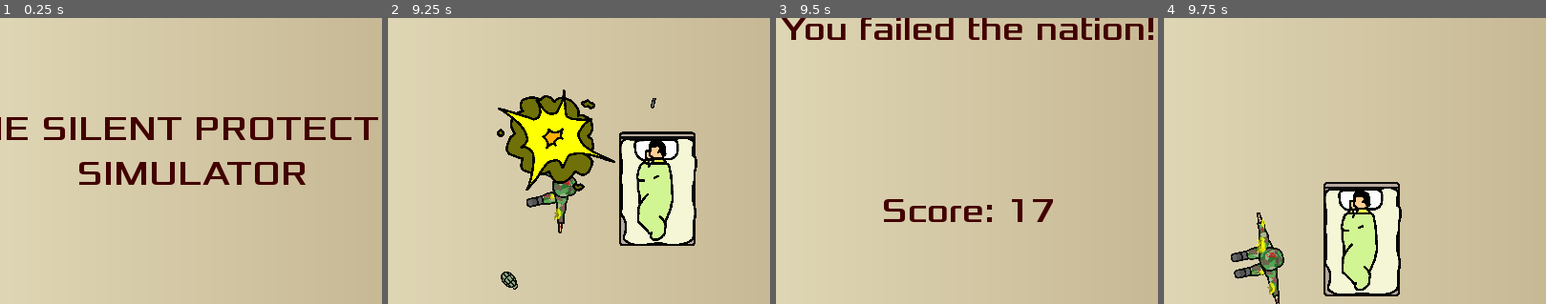
Above: before the commit, frames 1-4 (left to right).
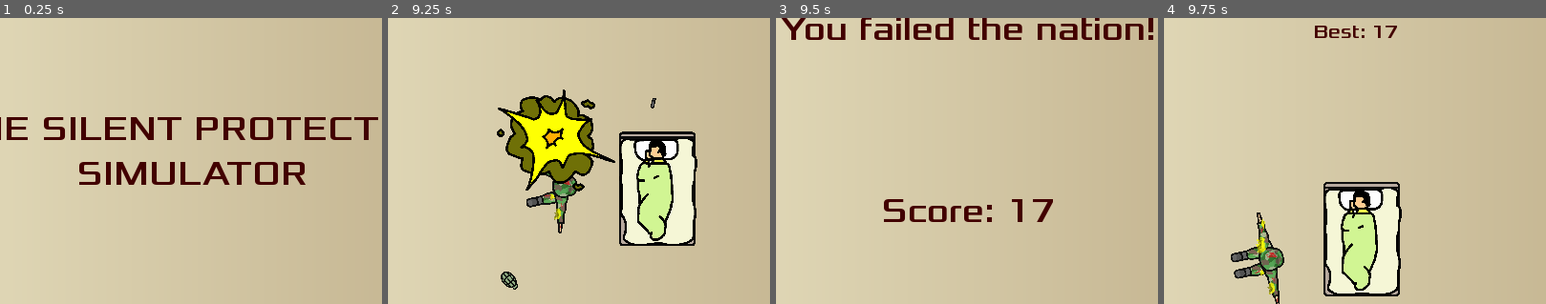
Above: after the commit, the same moments.

Repository: honoriocassiano/the-silent-protector-simulator
Game: Godot game, scene res://Main.tscn
Two runs of this game, one before a commit and one after it. Both use one fixed random seed, a clock stepped at 60 frames per second and the inputs below.
Inputs (mouse positions are % of the whole screen's width and height, from its top left):
- Up to frame 1 (0.25 s): no input
- Up to frame 2 (9.25 s): click "Start" at 0.5 s; move the mouse to (45, 70) at 1.27 s; hold Up (move_up) 1.28-2.78 s; move the mouse to (80, 65) at 2.02 s; move the mouse to (20, 35) at 2.77 s; hold Left (move_left) 2.78-4.28 s; move the mouse to (55, 50) at 3.52 s; move the mouse to (35, 25) at 4.27 s; hold Down (move_down) 4.28-5.03 s; move the mouse to (72, 45) at 5.02 s; hold Right (move_right) 5.03-5.78 s; move the mouse to (30, 55) at 5.77 s; hold Up (move_up) 5.78-6.53 s; move the mouse to (60, 28) at 6.52 s; hold Right (move_right) 6.53-8.78 s; move the mouse to (45, 70) at 7.27 s; move the mouse to (80, 65) at 8.02 s; move the mouse to (20, 35) at 8.77 s; hold Down (move_down) from 8.78 s (still down)
- Up to frame 3 (9.5 s): keep holding Down (move_down)
- Up to frame 4 (9.75 s): release Down (move_down) at 9.5 s; click "Continue" at 9.5 s
The pictures show only the part of the screen within x 24-74%, y 11-61%; the shares and areas given below are measured in that part.

Frames 1-3 are identical in both runs. In frame 4, 0.4% of the frame differs, in the area x 39-61%, y 2-7%.

Commit message:
Add current best score during play

Diff:
--- a/HUD.tscn
+++ b/HUD.tscn
@@ -44,6 +44,10 @@
 
 [sub_resource type="ShortCut" id=13]
 shortcut = SubResource( 12 )
+
+[sub_resource type="DynamicFont" id=14]
+size = 20
+font_data = ExtResource( 1 )
 
 [node name="CanvasLayer" type="CanvasLayer"]
 follow_viewport_enable = true
@@ -340,6 +344,23 @@
 __meta__ = {
 "_edit_use_anchors_": false
 }
+
+[node name="HighscoreLabel" type="Label" parent="GameScreen"]
+margin_left = 112.0
+margin_top = 61.0
+margin_right = 676.0
+margin_bottom = 105.0
+grow_horizontal = 2
+grow_vertical = 2
+rect_pivot_offset = Vector2( 282, 22 )
+custom_fonts/font = SubResource( 14 )
+custom_colors/font_color = Color( 0.258824, 0, 0, 1 )
+text = "Best: "
+align = 1
+valign = 1
+__meta__ = {
+"_edit_use_anchors_": false
+}
 [connection signal="pressed" from="StartScreen/StartGameButton" to="." method="_on_StartGameButton_pressed"]
 [connection signal="pressed" from="StartScreen/GameOptionsButton" to="." method="_on_GameOptionsButton_pressed"]
 [connection signal="pressed" from="StartScreen/QuitGameButton" to="." method="_on_QuitGameButton_pressed"]
--- a/Main.gd
+++ b/Main.gd
@@ -56,6 +56,12 @@
 	$ScoreTimer.start()
 
 	$HUD.update_score(score)
+
+	if highest_score != null:
+		$HUD/GameScreen/HighscoreLabel.text = "Best: %d" % highest_score
+		$HUD/GameScreen/HighscoreLabel.show()
+	else:
+		$HUD/GameScreen/HighscoreLabel.hide()
 
 
 func _on_ShootSpawnTimer_timeout():
Not shown: 1 places in HUD.tscn that only renumber resources
